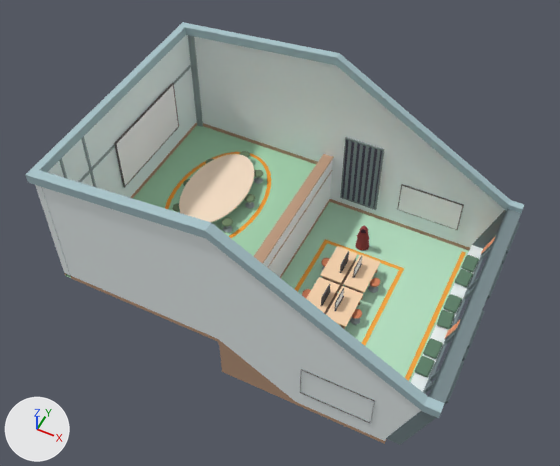
A saved change to the glTF model client/assets/models/Studio_IMU_A.glb.
Both versions are drawn from a 50 mm lens placed at (11.5, -22.7, 32.0), pointed at (0.6, -0.9, 4.7). The axes (+X, +Y, +Z) are drawn at lower left. The lights are the same throughout. Where no turn or scale is listed for an object, it has been applied to the vertices. Vertices at the same position are counted once.

Script lines for the objects in view, before the commit:
```python
me_cube_010 = bpy.data.meshes.new('Cube.010')
me_cube_010.from_pydata(...)  # 44 vertices, 84 faces; spans x -8.6..10.4, y -6.4..6.3, z 4.1..10.2
me_cube_010.materials.append(mat_texture_palette)  # picture img_texture_palette
me_cube_025 = bpy.data.meshes.new('Cube.025')
me_cube_025.from_pydata(...)  # 12 vertices, 10 faces; spans x -2.31..4.89, y -6.52..5.64, z 0.0
me_cube_025.materials.append(mat_texture_palette)  # picture img_texture_palette
me_cylindre_008 = bpy.data.meshes.new('Cylindre.008')
me_cylindre_008.from_pydata(...)  # 72 vertices, 72 faces; spans x -2.47..2.47, y -3.82..3.82, z 0.0
me_cylindre_008.materials.append(mat_texture_palette)  # picture img_texture_palette
me_roundcube_003 = bpy.data.meshes.new('Roundcube.003')
me_roundcube_003.from_pydata(...)  # 448 vertices, 864 faces; spans x -0.53..0.2, y -10.44..0.51, z -0.08..0.08
me_roundcube_003.materials.append(mat_texture_palette)  # picture img_texture_palette
ob_bords = bpy.data.objects.new('Bords', me_cube_010)
ob_bords.location = (0.0, 0.0, 0.0)
ob_poufs = bpy.data.objects.new('Poufs', me_roundcube_003)
ob_poufs.location = (8.94, 4.94, 0.62)
ob_zone_chat_bureaux = bpy.data.objects.new('Zone_Chat_Bureaux', me_cube_025)
ob_zone_chat_bureaux.location = (3.41, 0.43, 0.05)
ob_zone_chat_table_reunion = bpy.data.objects.new('Zone_Chat_Table_reunion', me_cylindre_008)
ob_zone_chat_table_reunion.location = (-4.35, 1.65, 2.55)
# also in view: 'Bureau.004' at (2.5, 1.6, 0.8); 'Ecran.002' at (5.8, 6.3, 2.3); 'Mur' at (0.7, -0.1, 4.9); 'Bureau.002' at (4.2, -0.7, 0.8); 'Structure_facade' at (-8.2, 0.0, 5.8)
```
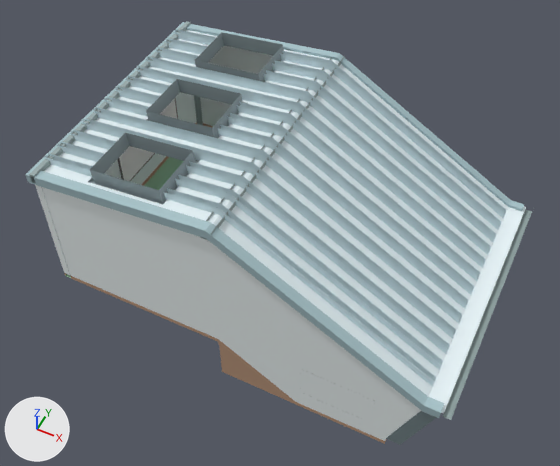
Where the newer file only moved an object's origin or applied its transform, the numbers keep the older frame.

Where the change shows, as pixel boxes (x1, y1, x2, y2) in the pictures (560 x 466 px; the box of a moved part takes in the faces that stretch with it):
'Toit_Chevrons', added
    after: (45, 29, 506, 387)
'Toit', added
    after: (44, 30, 526, 414)
'Toit_poutres', added
    after: (29, 21, 532, 420)
'Zone_Chat_Bureaux', deleted (orange)
    before: (295, 239, 466, 381)
'Zone_Chat_Table_reunion', deleted (orange)
    before: (165, 152, 271, 238)
part 1 of me_roundcube_003, moved or reshaped (not visible afterwards)
    before: (423, 269, 473, 359)
'HM_Sol', unchanged, covered by the edit
    before: (65, 125, 469, 382)
    after: (65, 157, 222, 372)
'Verriere', unchanged, covered by the edit
    before: (385, 208, 521, 445)
    after: (385, 411, 437, 445)
'Muret_Mezzanine', unchanged, covered by the edit
    before: (254, 154, 334, 278)
'Table_reunion', unchanged, covered by the edit
    before: (179, 154, 255, 222)

Patch to the scene script:
```diff
--- a/client/assets/models/Studio_IMU_A.glb.py
+++ b/client/assets/models/Studio_IMU_A.glb.py
@@ me_roundcube_003 @@
 # used by ob_poufs; location = (8.94, 4.94, 0.62)
-me_roundcube_003.from_pydata(...)  # 448 vertices, 864 faces; spans x -0.53..0.2, y -10.44..0.51, z -0.08..0.08
+me_roundcube_003.from_pydata(...)  # 504 vertices, 972 faces; spans x -0.53..0.2, y -11.13..0.51, z -0.08..0.08
+# me_roundcube_003 part 1: 168 vertices moved from x -0.53..0.2, y -6.41..-0.58, z -0.08..0.08 to x -0.53..0.2, y -6.26..-0.93, z -0.08..0.08
 me_roundcube_003.materials.append(mat_texture_palette)
@@ me_cube_012 @@
+me_cube_012.from_pydata(...)  # 24 vertices, 24 faces; spans x -8.1..11.1, y -1.9..10.9, z 3.4..9.3
+me_cube_012.materials.append(mat_texture_palette)  # picture img_texture_palette
@@ me_cube_011 @@
+me_cube_011.from_pydata(...)  # 286 vertices, 310 faces; spans x -8.4..10.4, y -1.8..8.8, z 3.4..9.5
+me_cube_011.materials.append(mat_texture_palette)  # picture img_texture_palette
@@ me_cube_008 @@
+me_cube_008.from_pydata(...)  # 72 vertices, 120 faces; spans x -8.4..10.5, y 0.1..12.7, z 3.6..9.6
+me_cube_008.materials.append(mat_texture_palette)  # picture img_texture_palette
@@ ob_zone_chat_bureaux @@
-ob_zone_chat_bureaux = bpy.data.objects.new('Zone_Chat_Bureaux', me_cube_025)
-ob_zone_chat_bureaux.location = (3.41, 0.43, 0.05)
@@ ob_zone_chat_table_reunion @@
-ob_zone_chat_table_reunion = bpy.data.objects.new('Zone_Chat_Table_reunion', me_cylindre_008)
-ob_zone_chat_table_reunion.location = (-4.35, 1.65, 2.55)
@@ ob_toit_poutres @@
+ob_toit_poutres = bpy.data.objects.new('Toit_poutres', me_cube_012)
+ob_toit_poutres.location = (-0.27, -4.51, 0.77)
@@ ob_toit_chevrons @@
+ob_toit_chevrons = bpy.data.objects.new('Toit_Chevrons', me_cube_011)
+ob_toit_chevrons.location = (0.0, -3.51, 0.88)
@@ ob_toit @@
+ob_toit = bpy.data.objects.new('Toit', me_cube_008)
+ob_toit.location = (0.0, -6.39, 0.77)
```
